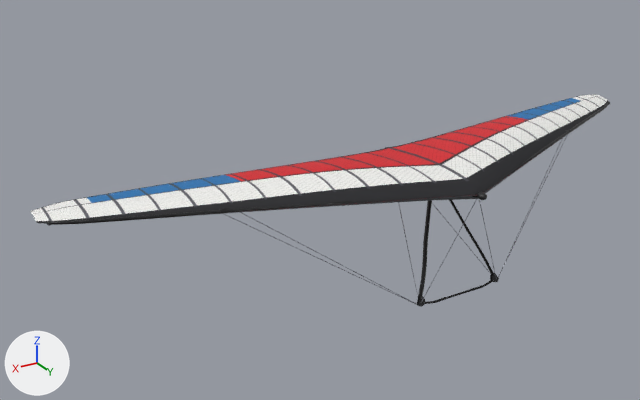
A saved change to the Blender file assets/source/glider_aeros_combat_c.blend.
Before and after are seen from a camera (50 mm lens) standing at (7.34, 9.33, 4.62) and looking at (1.16, -0.97, -0.53). Lighting does not change. The marker at lower left points along +X, +Y and +Z. The older version comes first.

Before the edit, the objects in view are built like this:
```python
me_controlframe = bpy.data.meshes.new('ControlFrame')
me_controlframe.from_pydata(...)  # 3970 vertices, 1970 faces; spans x -3.09..3.09, y -0.92..1.16, z -1.56..0.09
# faces by material slot: [194, 748, 142, 128, 658, 36, 64]
me_controlframe.materials.append(mat_fitting)  # black #19191c
me_controlframe.materials.append(mat_steel)  # grey #9ea1a8
me_controlframe.materials.append(mat_webbing)  # dark blue #1f294c
me_controlframe.materials.append(mat_webbingbackup)  # red #9e1912
me_controlframe.materials.append(mat_tube_aeros_combat_c)  # black #0f0f12
me_controlframe.materials.append(mat_grip)  # black #121213
me_controlframe.materials.append(mat_wire)  # grey #8c8f99
me_frame = bpy.data.meshes.new('Frame')
me_frame.from_pydata(...)  # 1166 vertices, 1000 faces; spans x -5.05..5.05, y -1.25..1.31, z -0.11..0.19
# faces by material slot: [860, 140]
me_frame.materials.append(mat_tube_aeros_combat_c)  # black #0f0f12
me_frame.materials.append(mat_fitting)  # black #19191c
me_sail = bpy.data.meshes.new('Sail')
me_sail.from_pydata(...)  # 3838 vertices, 3600 faces; spans x -5.15..5.15, y -1.6..1.21, z -0.08..0.24
me_sail.polygons.foreach_set('use_smooth', [True] * 3600)
me_sail.materials.append(mat_sail_aeros_combat_c)  # picture img_glider_aeros_combat_c_sail
ob_controlframe = bpy.data.objects.new('ControlFrame', me_controlframe)
ob_controlframe.location = (0.0, 0.0, 0.0)
ob_frame = bpy.data.objects.new('Frame', me_frame)
ob_frame.location = (0.0, 0.0, 0.0)
ob_sail = bpy.data.objects.new('Sail', me_sail)
ob_sail.location = (0.0, 0.0, 0.0)
```
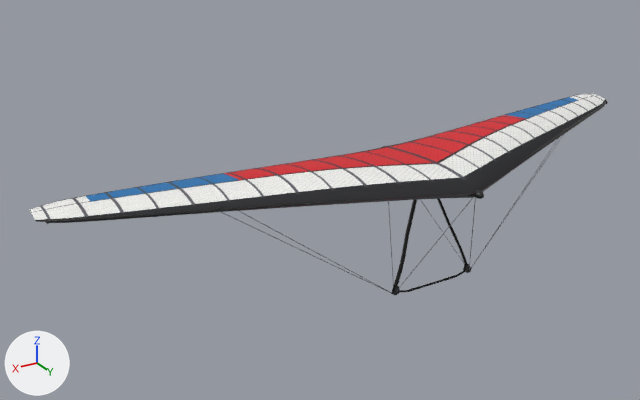
The change, as a list of edits to the scene's bpy script:
```text
Change me_sail:
    used by ob_sail; location = (0.0, 0.0, 0.0)
    remove me_sail.from_pydata(...)  # 3838 vertices, 3600 faces; spans x -5.15..5.15, y -1.6..1.21, z -0.08..0.24
    add me_sail.from_pydata(...)  # 3838 vertices, 3600 faces; spans x -5.15..5.15, y -1.66..1.15, z -0.08..0.24
    me_sail part 1: the whole mesh is moved by (0.0, -0.06, 0.0)
Change me_frame:
    used by ob_frame; location = (0.0, 0.0, 0.0)
    remove me_frame.from_pydata(...)  # 1166 vertices, 1000 faces; spans x -5.05..5.05, y -1.25..1.31, z -0.11..0.19
    add me_frame.from_pydata(...)  # 1166 vertices, 1000 faces; spans x -5.05..5.05, y -1.3..1.25, z -0.11..0.19
    me_frame part 2: the whole mesh is moved by (0.0, -0.06, 0.0)
Change me_controlframe:
    used by ob_controlframe; location = (0.0, 0.0, 0.0)
    remove me_controlframe.from_pydata(...)  # 3970 vertices, 1970 faces; spans x -3.09..3.09, y -0.92..1.16, z -1.56..0.09
    add me_controlframe.from_pydata(...)  # 3970 vertices, 1970 faces; spans x -3.09..3.09, y -0.98..1.11, z -1.67..0.09
    me_controlframe part 3: 3334 of 3970 vertices moved; they spanned x -3.09..3.09, y -0.92..1.16, z -1.56..0.08 and now span x -3.09..3.09, y -0.98..1.11, z -1.67..0.08; mean shift (0.0, -0.52, -0.09); largest move (-0.68, 0.89, -1.54) -> (-0.68, 0.29, -1.64)
    other edits to the shape of me_controlframe do not show in these pictures
```

Pixel boxes [x1, y1, x2, y2] of what changed, in the pictures (640 x 400 px):
'Sail', moved: before [30, 94, 609, 224]; after [29, 94, 606, 222]
'ControlFrame', reshaped: before [224, 136, 567, 307]; after [221, 134, 564, 295]
'Frame', moved: before [47, 101, 610, 226]; after [45, 100, 608, 224]
